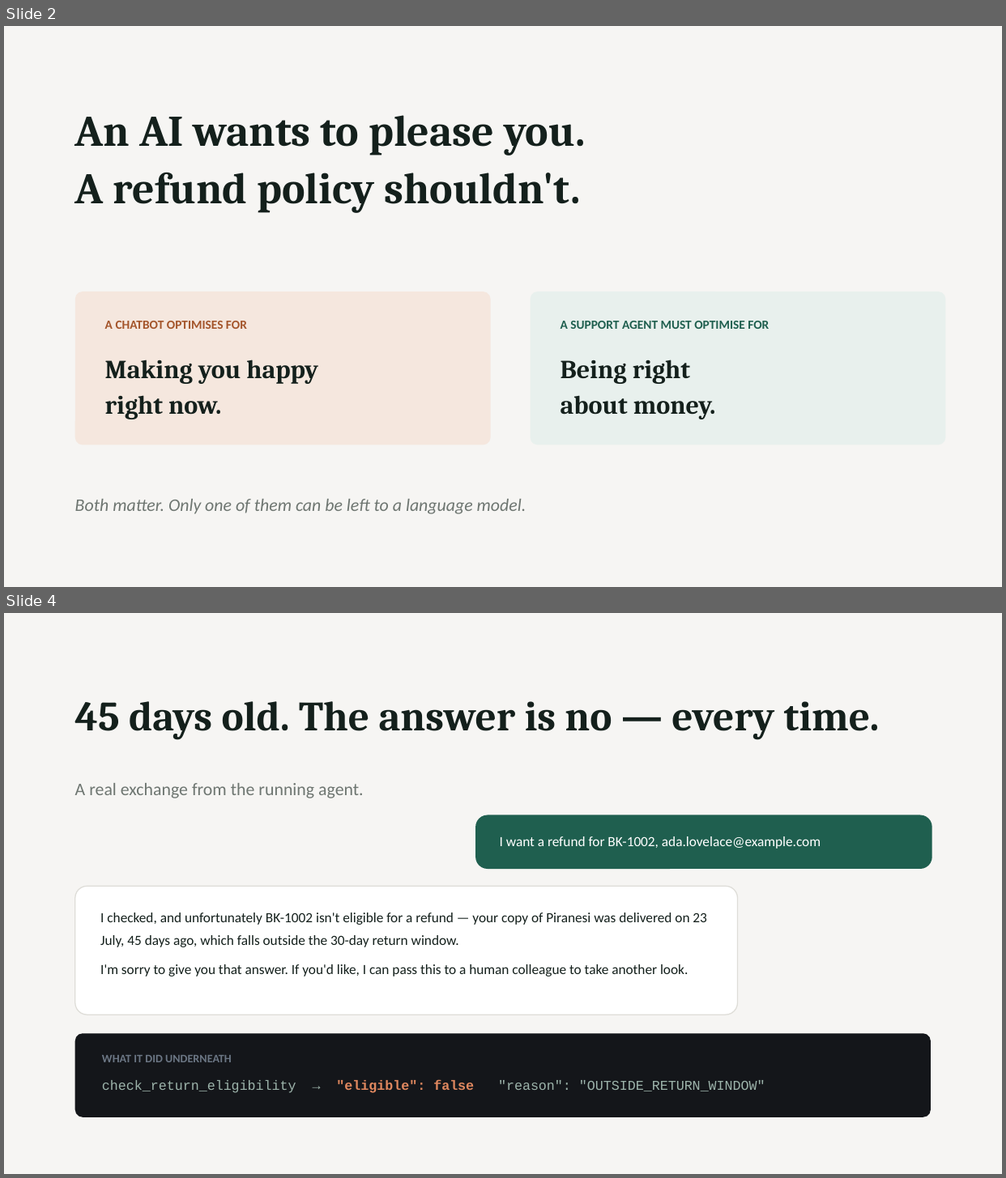
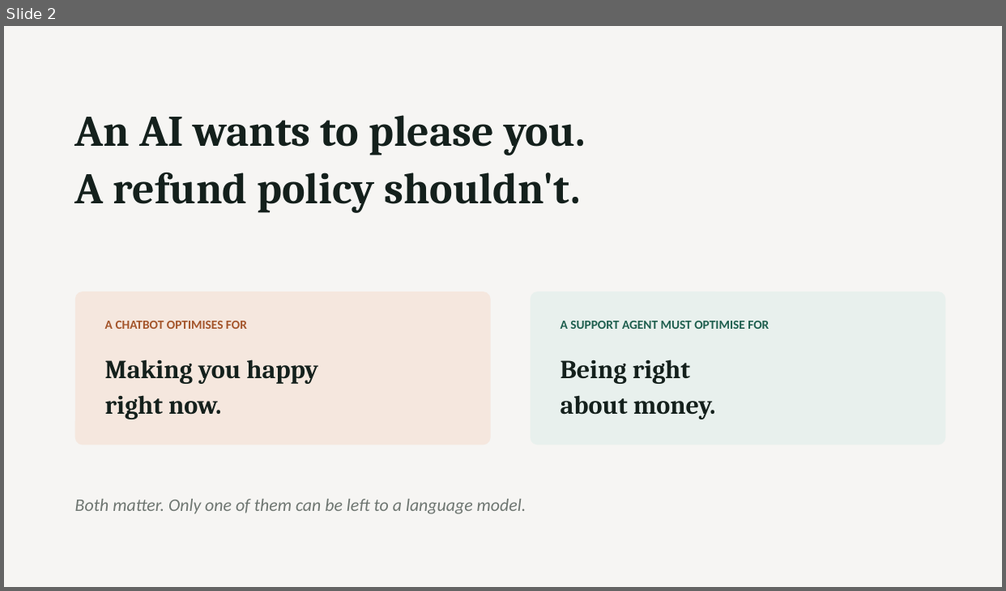
Before and after one commit to Seyfu42/bookly-support-agent, a slide deck: deck/bookly-agent-deck.pptx. Shown one above the other, each under a label of ours: slides 2 and 4 before the commit, slide 2 after it; the slides between them are not shown. The pictures are 1006x1178 and 1006x591 pixels, drawn with LibreOffice and Linux fonts; fonts in the diff are those of the drawing. Boxes give left, top, right and bottom in pixels: in the first picture for what was removed or moved away, otherwise in the second. Text is boxed around its words. In the diff, an @@ line names an element or a change of style, - is before the commit and + after.

```diff
--- a/deck/bookly-agent-deck.pptx
+++ b/deck/bookly-agent-deck.pptx
@@ slide 4 removed at bbox=[4, 613, 1002, 1174], background #F6F5F3 @@
@@ text removed at bbox=[75, 701, 880, 739] @@
-45 days old. The answer is no — every time.
@@ text removed at bbox=[75, 783, 364, 798] @@
-A real exchange from the running agent.
@@ rounded rectangle removed at bbox=[475, 815, 932, 869] @@
@@ text removed at bbox=[500, 837, 820, 849] @@
-I want a refund for BK-1002, ada.lovelace@example.com
@@ rounded rectangle removed at bbox=[75, 886, 738, 1015] @@
@@ text removed at bbox=[100, 913, 706, 977] @@
-I checked, and unfortunately BK-1002 isn't eligible for a refund — your copy of Piranesi was delivered on 23 July, 45 days ago, which falls outside the 30-day return window.
-I'm sorry to give you that answer. If you'd like, I can pass this to a human colleague to take another look.
@@ rounded rectangle removed at bbox=[75, 1033, 931, 1118] @@
@@ text removed at bbox=[102, 1055, 232, 1063] @@
-WHAT IT DID UNDERNEATH
@@ text removed at bbox=[102, 1080, 765, 1093] @@
-check_return_eligibility → "eligible": false "reason": "OUTSIDE_RETURN_WINDOW"
```
Also in this commit, not shown: 2 slides changed, 1 slide added, 4 other files.
